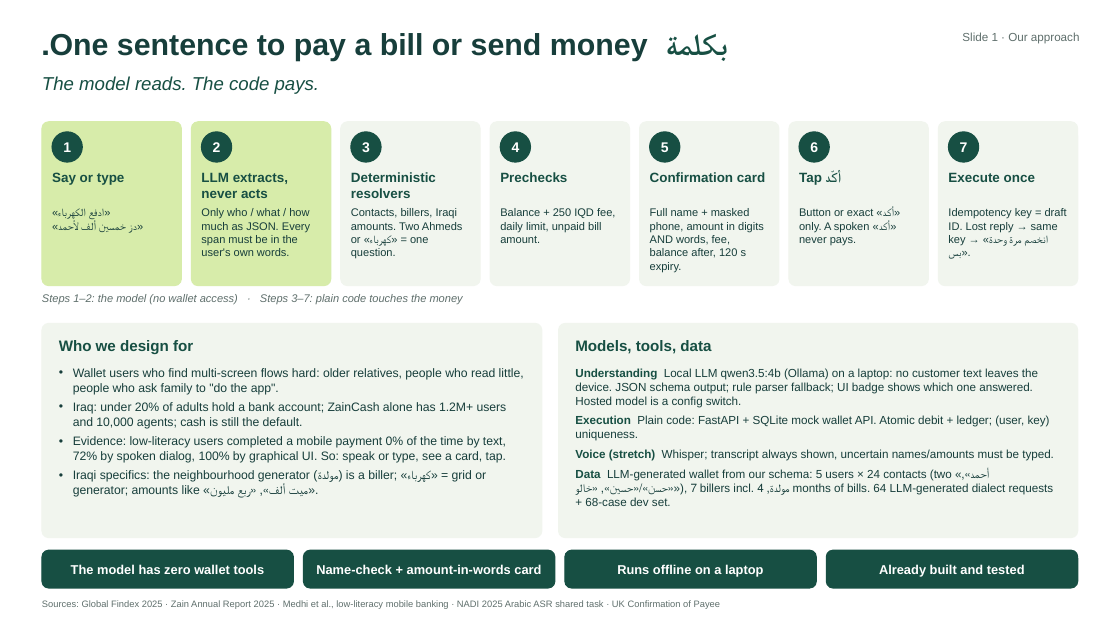
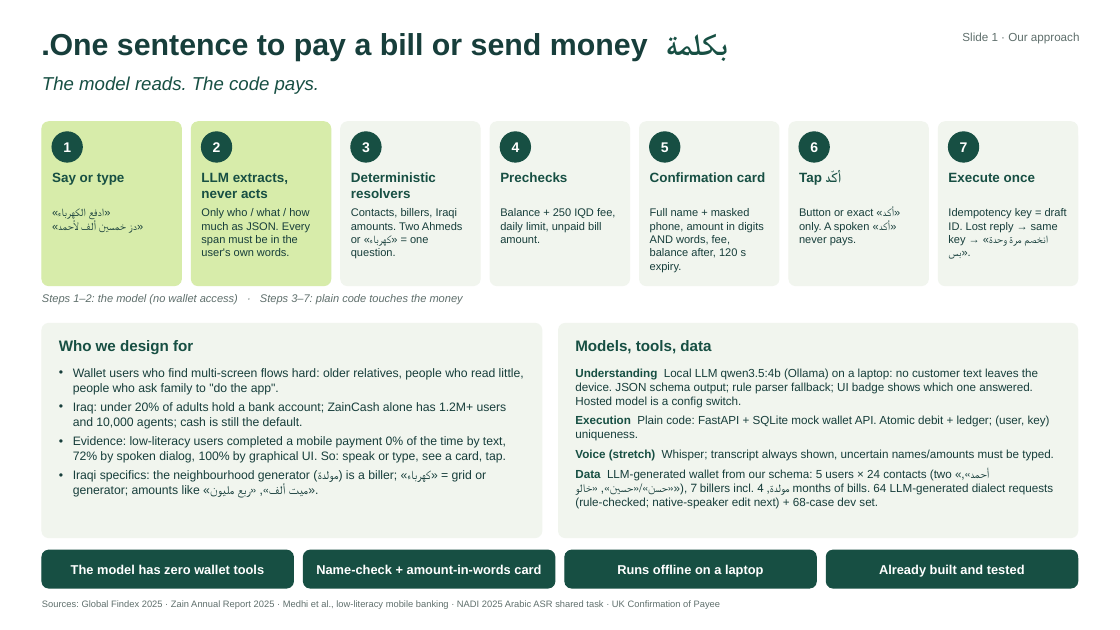
Before and after one commit to baraa0abd/Bill-Pay-Transfer-Agent, a slide deck: slide 1 of slides/BillPayTransferAgent_slides.pptx. Drawn at 1120x630 pixels with LibreOffice and Linux fonts; fonts in the diff are those of the drawing. Boxes give left, top, right and bottom in pixels: in the first picture for what was removed or moved away, otherwise in the second. Text is boxed around its words. In the diff, an @@ line names an element or a change of style, - is before the commit and + after.

```diff
--- a/slides/BillPayTransferAgent_slides.pptx
+++ b/slides/BillPayTransferAgent_slides.pptx
@@ text at [575, 469, 1054, 509]: text changed @@
-Data LLM-generated wallet from our schema: 5 users × 24 contacts (two «أحمد», «حسن»/«حسين», «خالو»), 7 billers incl. مولدة, 4 months of bills. 64 LLM-generated dialect requests + 68-case dev set.
+Data LLM-generated wallet from our schema: 5 users × 24 contacts (two «أحمد», «حسن»/«حسين», «خالو»), 7 billers incl. مولدة, 4 months of bills. 64 LLM-generated dialect requests (rule-checked; native-speaker edit next) + 68-case dev set.
```
Also in this commit, not shown: 2 other files.
